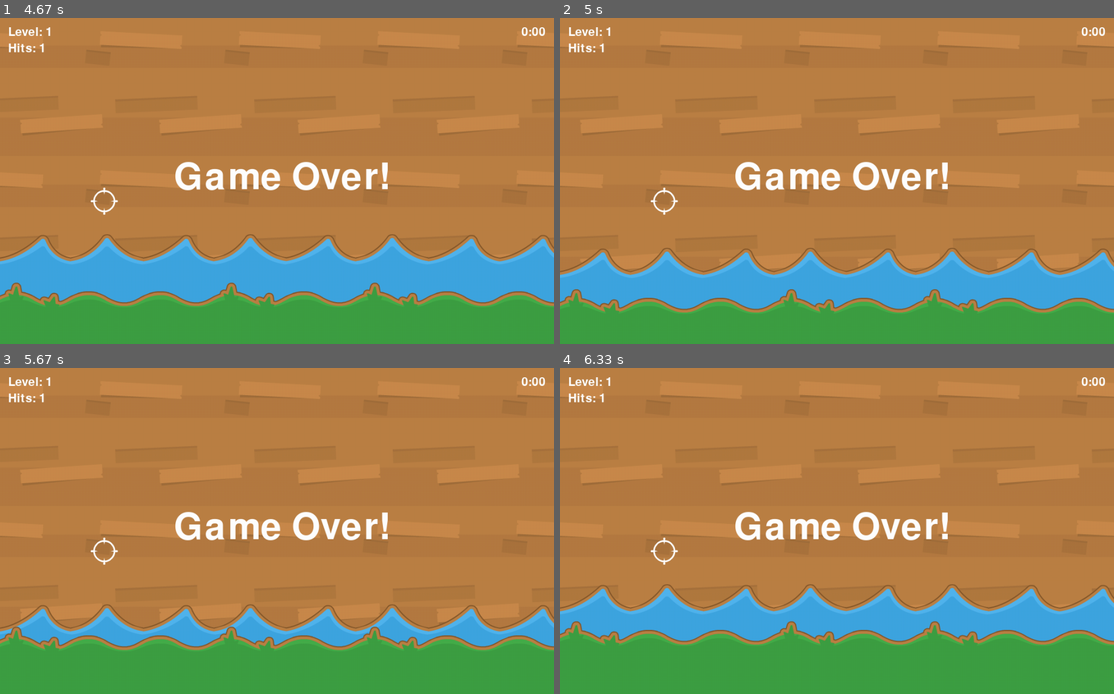
Above: before the commit, frames 1-4 (two rows, left to right).
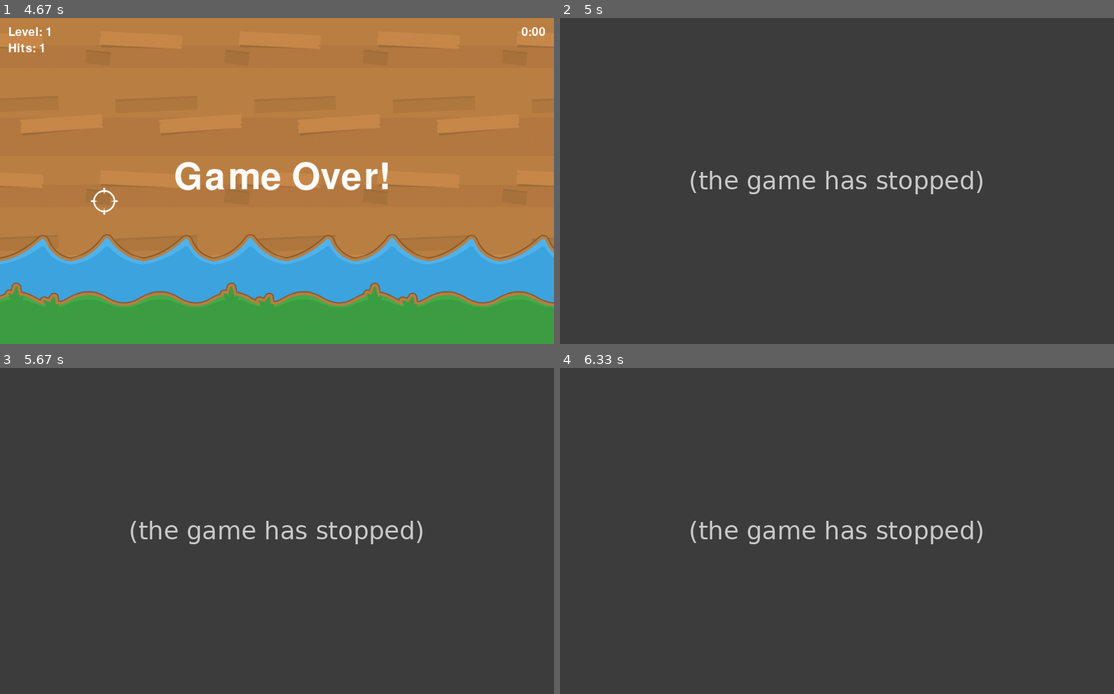
Above: after the commit, the same moments.

Repository: eccololo/pygame-projects
Game: pygame game, started from DuckDuck Shot/standard/main.py
Same seed, same stepped clock (60 frames per second), same inputs: the game is played once before the commit and once after it.
Inputs (mouse positions are in pixels of both pictures, inside the frame that each line leads up to):
- Up to frame 1 (4.67 s): click (454, 171) at 0.38 s; click (332, 252) at 0.72 s; click (481, 295) at 1.05 s; click (144, 115) at 1.38 s; click (277, 220) at 1.72 s; click (199, 112) at 2.05 s; click (470, 265) at 2.38 s; click (94, 213) at 2.72 s; click (116, 119) at 3.05 s; click (144, 236) at 3.38 s; click (476, 255) at 3.72 s; click (110, 301) at 4.05 s; click (105, 200) at 4.38 s
- Up to frame 2 (5 s): no input
- Up to frame 3 (5.67 s): no input
- Up to frame 4 (6.33 s): no input

Frame 1 is identical in both runs. In frame 2, 100% of the frame differs, in the area x 0-100%, y 0-100%; in frame 3, 100%; in frame 4, 100%.
After the commit the program exited at 4.98 s; later frames show no game.

Commit message:
Fix bug when window at the end of game didn't close.

Diff:
--- a/DuckDuck Shot/standard/main.py
+++ b/DuckDuck Shot/standard/main.py
@@ -39,6 +39,7 @@
 
 
 def quit_game():
+    pygame.display.quit()
     pygame.quit()
     sys.exit()
 
@@ -175,13 +176,13 @@
         GAME_WON = True
         clear_game_objects()
         screen.blit(game_win_surface, (int(SCREEN_WIDTH / 2) - 150, int(SCREEN_HEIGHT / 2) - 40))
-        if timer_counter % (120 * 10) == 0:
+        if timer_counter % (120 * 5) == 0:
             quit_game()
 
     if IS_GAME_OVER:
         clear_game_objects()
         screen.blit(game_over_surface, (int(SCREEN_WIDTH / 2) - 190, int(SCREEN_HEIGHT / 2) - 40))
-        if timer_counter % (120 * 10) == 0:
+        if timer_counter % (120 * 5) == 0:
             quit_game()
 
     pygame.display.update()
